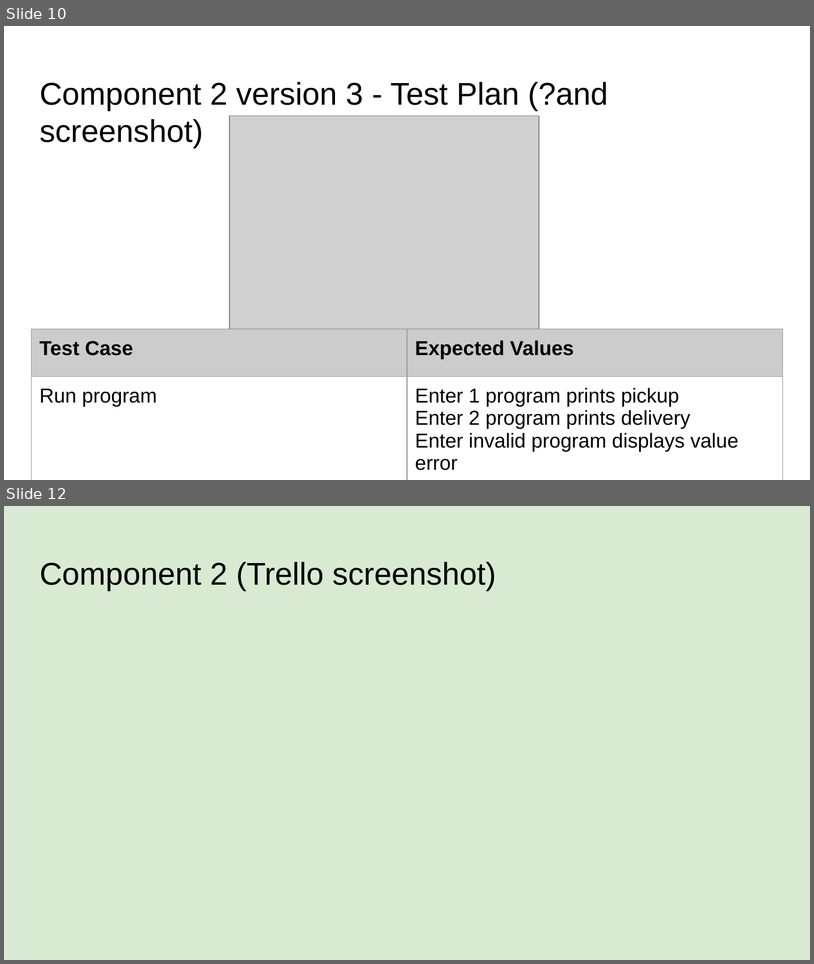
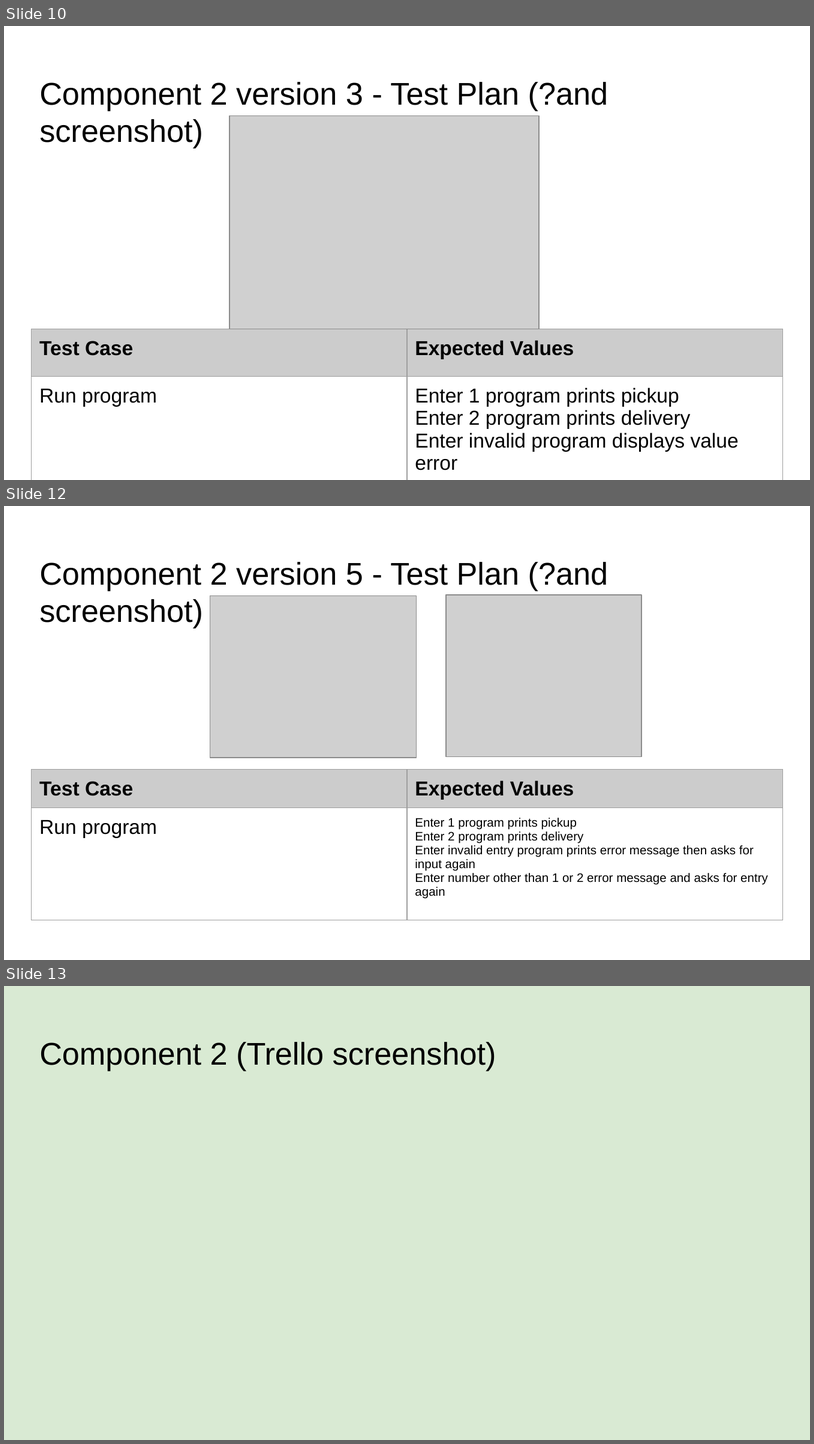
Before and after one commit to James-Wilde/Pizza_Bot, a slide deck: 022_91893+_+91897+Documentation.pptx. Shown one above the other, each under a label of ours: slides 10 and 12 before the commit, slides 10, 12 and 13 after it; the slides between them are not shown. The pictures are 814x964 and 814x1444 pixels, drawn with LibreOffice and Linux fonts; fonts in the diff are those of the drawing; grey boxes stand for pictures. Boxes give left, top, right and bottom in pixels: in the first picture for what was removed or moved away, otherwise in the second. Text is boxed around its words. In the diff, an @@ line names an element or a change of style, - is before the commit and + after.

Commit message:
Created pickup or delivery menu
Created different versions of menu refining it in version 5

```diff
--- a/022_91893+_+91897+Documentation.pptx
+++ b/022_91893+_+91897+Documentation.pptx
@@ slide 12 added at (x1=4, y1=506, x2=810, y2=960), background #FFFFFF @@
@@ title added at (x1=39, y1=562, x2=609, y2=628), 28 pt, text #000000 @@
+Component 2 version 5 - Test Plan (?and screenshot)
@@ picture added at (x1=210, y1=595, x2=417, y2=757) @@
@@ picture added at (x1=446, y1=595, x2=642, y2=757) @@
@@ table added at (x1=32, y1=769, x2=783, y2=928), 2 rows, 2 columns @@
+Test Case | Expected Values
+Run program | Enter 1 program prints pickup / Enter 2 program prints delivery / Enter invalid entry program prints error message then asks for input again / Enter number other than 1 or 2 error message and asks for entry again
@@ what was slide 12 is now slide 13 @@
```
Also in this commit, not shown: 1 slide changed, 1 other file.
